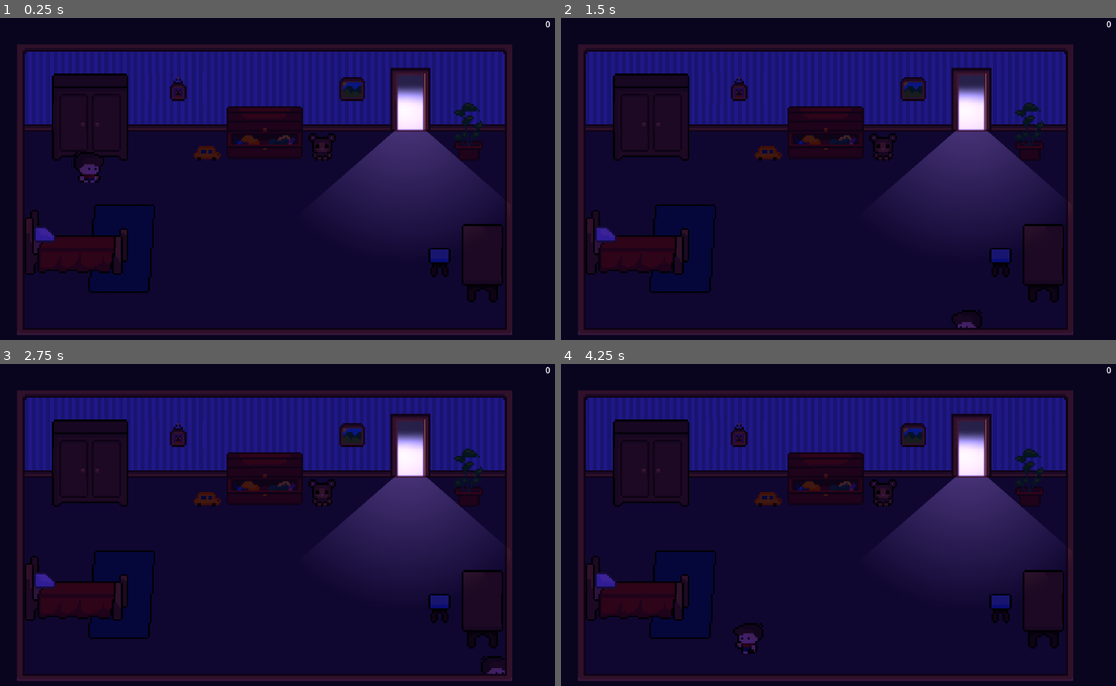
Above: before the commit, frames 1-4 (two rows, left to right).
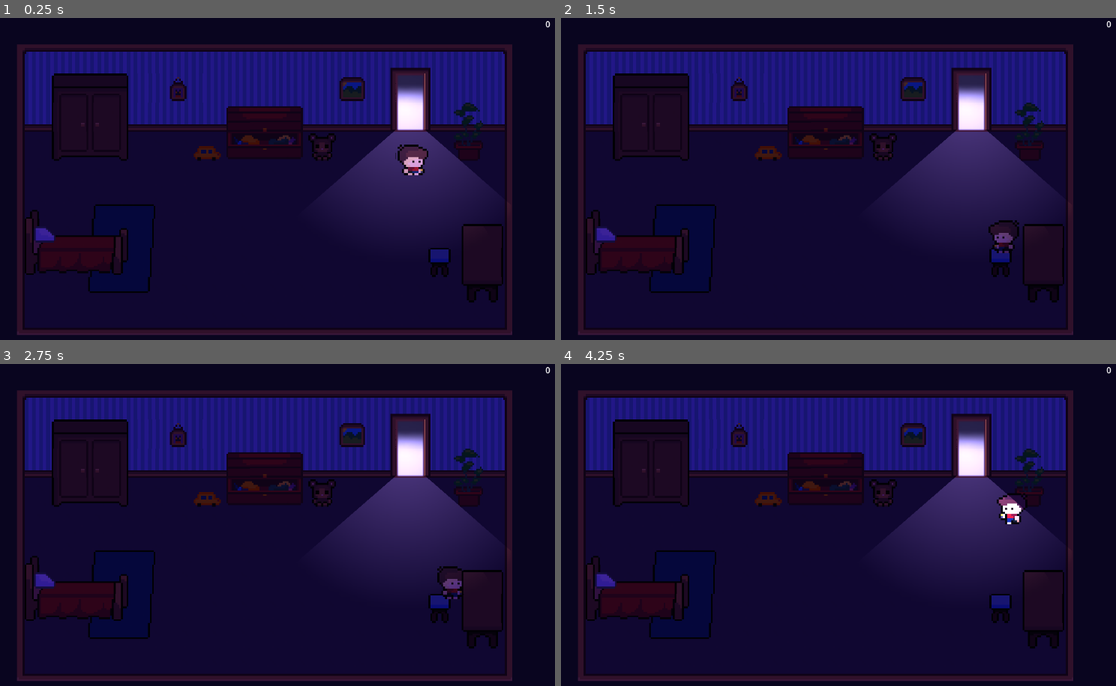
Above: after the commit, the same moments.

Repository: GabO-y/Game-Project_Comp.-Grafica
Game: Godot game, scene res://Cenas/House/House.tscn
The game is run twice, just before and just after one commit, with the same random seed, the same clock (stepped at 60 frames per second) and the same inputs.
Inputs (mouse positions are in pixels of both pictures, inside the frame that each line leads up to):
- Up to frame 1 (0.25 s): no input
- Up to frame 2 (1.5 s): tap Enter (ui_accept) at 0.5, 0.77 s; move the mouse to (960, 169) at 0.52 s; hold Right (ui_right) 0.53-1.28 s; tap Space (dash) at 0.6, 1.35 s; move the mouse to (705, 201) at 1.27 s; hold Down (ui_down) from 1.28 s (still down)
- Up to frame 3 (2.75 s): tap Enter (ui_accept) at 1.52 s; move the mouse to (327, 457) at 2.02 s; release Down (ui_down) at 2.03 s; hold Right (ui_right) from 2.03 s (still down); tap Space (dash) at 2.1 s
- Up to frame 4 (4.25 s): tap Enter (ui_accept) at 2.75, 3.02, 3.77 s; move the mouse to (799, 599) at 2.77 s; release Right (ui_right) at 2.78 s; hold Up (ui_up) 2.78-3.53 s; tap Space (dash) at 2.85, 3.6 s; move the mouse to (1005, 582) at 3.52 s; hold Left (ui_left) from 3.53 s (still down)

The runs differ from the first frame. In frame 1, 0.6% of the frame differs, in the area x 12-78%, y 39-52%; in frame 2, 0.4%; in frame 3, 0.4%; in frame 4, 0.6%.

Commit message:
refatoração do boss: slash

Diff:
--- a/Cenas/Enemy/Bosses/GhostBoss.tscn
+++ b/Cenas/Enemy/Bosses/GhostBoss.tscn
@@ -75,8 +75,21 @@
 [sub_resource type="CircleShape2D" id="CircleShape2D_5a185"]
 radius = 13.0
 
-[node name="GhostBoss" type="Node2D" node_paths=PackedStringArray("body", "anim")]
+[sub_resource type="CircleShape2D" id="CircleShape2D_cu7t7"]
+radius = 41.0122
+
+[sub_resource type="Gradient" id="Gradient_cu7t7"]
+offsets = PackedFloat32Array(0.942029, 1)
+colors = PackedColorArray(1, 0, 0, 0.239216, 1, 1, 1, 0)
+
+[sub_resource type="GradientTexture2D" id="GradientTexture2D_t6okw"]
+gradient = SubResource("Gradient_cu7t7")
+fill = 1
+
+[node name="GhostBoss" type="Node2D" node_paths=PackedStringArray("slash_node", "slash_node_timer", "body", "anim")]
 script = ExtResource("1_21eog")
+slash_node = NodePath("BossBody/SlashNode")
+slash_node_timer = NodePath("BossBody/SlashNode/SlashView/TimerToHideView")
 body = NodePath("BossBody")
 anim = NodePath("BossBody/AnimatedSprite2D")
 
@@ -89,3 +102,24 @@
 
 [node name="CollisionShape2D" type="CollisionShape2D" parent="BossBody"]
 shape = SubResource("CircleShape2D_5a185")
+
+[node name="SlashNode" type="Node2D" parent="BossBody"]
+
+[node name="SlashArea" type="Area2D" parent="BossBody/SlashNode"]
+
+[node name="CollisionShape2D" type="CollisionShape2D" parent="BossBody/SlashNode/SlashArea"]
+shape = SubResource("CircleShape2D_cu7t7")
+debug_color = Color(0.995262, 0, 0.208311, 0.42)
+
+[node name="SlashView" type="TextureRect" parent="BossBody/SlashNode"]
+offset_right = 64.0
+offset_bottom = 64.0
+scale = Vector2(0.67, 0.67)
+texture = SubResource("GradientTexture2D_t6okw")
+
+[node name="TimerToHideView" type="Timer" parent="BossBody/SlashNode/SlashView"]
+wait_time = 0.1
+
+[connection signal="body_entered" from="BossBody/SlashNode/SlashArea" to="." method="_on_slash_player_body_entered"]
+[connection signal="body_exited" from="BossBody/SlashNode/SlashArea" to="." method="_on_slash_area_player_body_exited"]
+[connection signal="timeout" from="BossBody/SlashNode/SlashView/TimerToHideView" to="." method="_on_timer_to_hide_view_timeout"]
--- a/Cenas/Enemy/Bosses/ghost_boss.gd
+++ b/Cenas/Enemy/Bosses/ghost_boss.gd
@@ -1,9 +1,24 @@
 extends Enemy
 class_name GhostBoss
 
-var in_special_attack:bool = false
+enum State {CHASING, SPECIAL, STOPED, PREPERE_ATTACK}
+var current_state: State
+
+@export var slash_node: Node2D
+@export var slash_node_timer: Timer
+
+var is_prepere_attack: bool = false
+var prepere_attack_duration: float = 1
+var prepere_attack_timer: float = 0.0
+var is_player_area_attack: bool = false
+# quando player entra na area, o boss entra em modo de ataque,
+# caso a varivel seja true, msm que o player saia da area, ele ainda
+# vai esperar dar o ataque
+var wait_attack_finish: bool = true
 
 func _ready() -> void:
+	speed = 100
+	setup()
 	set_active(true)
 
 func _process(delta: float) -> void:
@@ -11,9 +26,18 @@
 
 func _physics_process(delta: float) -> void:
 
-	if not is_active or is_stop: return
+	if not is_active: return
 
-	test_move()
+	match current_state:
+
+		State.CHASING:
+			chase_move()
+		State.STOPED:
+			if is_prepere_attack:
+				prepere_attack_logic(delta)
+				return
+			if dist_to_player() > 40:
+				current_state = State.CHASING
 
 func _animation_logic():
 
@@ -42,8 +66,67 @@
 func setup():
 	body.collision_layer = Globals.layers["boss"]
 	body.collision_mask = Globals.layers["player"]
+	current_state = State.CHASING
+	slash_node.visible = false
 
-func test_move():
-	dir = body.global_position.direction_to(get_global_mouse_position())
-	body.velocity = dir * 100
+func chase_move():
+
+	if is_player_area_attack and dist_to_player() <= 40:
+		prepare_attack()
+		return
+
+	dir = dir_to_player()
+	body.velocity = dir * speed
 	body.move_and_slide()
+
+func prepare_attack():
+	current_state = State.STOPED
+	is_prepere_attack = true
+	prepere_attack_timer = 0
+	prepere_attack_duration = 1
+	wait_attack_finish = true
+
+func prepere_attack_logic(delta: float):
+	# logica basica, para ficar parado um tempinho,
+	# dps atacar
+	prepere_attack_timer += delta
+
+	if prepere_attack_timer >= prepere_attack_duration:
+		# se o player permanecer na area de ataque, msm
+		# dps dele já ter atacado, ele não desativa a varievel,
+		# apenas aumenta a duração pro proximo ataque
+		if is_player_area_attack:
+			prepare_attack()
+			prepere_attack_duration = 2
+			wait_attack_finish = false
+		else:
+			is_prepere_attack = false
+
+		slash(dir_to_player())
+
+func slash(dir: Vector2):
+	slash_node.visible = true
+	var angle = dir.angle() - PI/4
+	slash_node.rotation = angle
+	slash_node_timer.start()
+
+	if is_player_area_attack:
+		Globals.player.take_knockback(dir, 20)
+		Globals.player.take_damage(damage)
+
+func _on_timer_to_hide_view_timeout() -> void:
+	slash_node.visible = false
+
+func _on_slash_player_body_entered(body: Node2D) -> void:
+	var player = body.get_parent() as Player
+	if !player: return
+	is_player_area_attack = true
+
+func _on_slash_area_player_body_exited(body: Node2D) -> void:
+	var player = body.get_parent() as Player
+	if !player: return
+
+	if not wait_attack_finish:
+		current_state = State.CHASING
+
+	is_player_area_attack = false
--- a/Cenas/Enemy/Spawner/enemy_spawaner.gd
+++ b/Cenas/Enemy/Spawner/enemy_spawaner.gd
@@ -74,8 +74,8 @@
 
 	add_child(ene)
 
+	print(is_active)
 	ene.set_active(is_active)
-
 
 	return ene
 
--- a/Cenas/Enemy/Zombie/zombie.gd
+++ b/Cenas/Enemy/Zombie/zombie.gd
@@ -13,7 +13,7 @@
 var dash_direction: Vector2
 var dash_speed = 100
 
-var animation_tipy: int
+var animation_type: int
 
 var attack_cooldown = 0.0
 var attack_rate = 1.5
@@ -23,7 +23,7 @@
 func _ready() -> void:
 
 	z_index = 1
-	animation_tipy = get_aniamtion_tipy()
+	animation_type = get_aniamtion_tipy()
 
 	super._ready()
 
@@ -36,7 +36,7 @@
 	if !is_active or is_stop:
 		return
 
-	var player_pos = Globals.player.player_body.global_position
+	var player_pos = Globals.player_pos
 	var distance_to_player = body.global_position.distance_to(player_pos)
 
 	match current_state:
@@ -56,7 +56,7 @@
 
 	if distance_to_player < 40:
 		is_stop = true
-		await Globals.time(0.2)
+		await Globals.time(0.5)
 		is_stop = false
 
 		current_state = State.DASHING
@@ -88,6 +88,7 @@
 	# Ataque cooldown
 	attack_cooldown -= delta
 	if attack_cooldown <= 0 and is_player_in_attack_range:
+		player.take_knockback(last_dir, 10)
 		player.take_damage(damage)
 		attack_cooldown = attack_rate
 
@@ -112,7 +113,7 @@
 	if dir.y < 0:
 		play += "_back"
 
-	play += "_" + str(animation_tipy)
+	play += "_" + str(animation_type)
 
 	anim.flip_h = dir.x > 0
 
--- a/Cenas/Enemy/enemy.gd
+++ b/Cenas/Enemy/enemy.gd
@@ -57,13 +57,14 @@
 
 	set_process(mode)
 	set_physics_process(mode)
-
-	show() if mode else hide()
+	visible = mode
+	is_active = mode
 
 	var layer = Globals.layers["enemy"] if mode else 0
+	var mask = Globals.layers["player"] if mode else 0
 
 	body.collision_layer = layer
-	body.collision_mask = layer
+	body.collision_mask = mask
 
 func take_damage(damage: int):
 
@@ -142,5 +143,11 @@
 	var p = curve.get_point(t)
 	label.global_position = p
 
+func dir_to_player() -> Vector2:
+	return body.global_position.direction_to(Globals.player_pos)
+
+func dist_to_player() -> float:
+	return body.global_position.distance_to(Globals.player_pos)
+
 
 signal enemy_die(ene: Enemy)
--- a/Cenas/House/House.tscn
+++ b/Cenas/House/House.tscn
@@ -18,7 +18,7 @@
 position = Vector2(0, -2)
 
 [node name="Player" parent="." instance=ExtResource("2_iqu7b")]
-position = Vector2(50, 86)
+position = Vector2(228, 82)
 
 [node name="TransitionScene" parent="." instance=ExtResource("4_rmjq6")]
 position = Vector2(-111, -80)
--- a/Cenas/Item/ItemManager/item_manager.gd
+++ b/Cenas/Item/ItemManager/item_manager.gd
@@ -30,14 +30,10 @@
 }
 
 func _process(delta: float) -> void:
+
 	if is_finish_get_key:
 		if Input.is_anything_pressed():
-			room_manager.current_room._clear_effects()
-			Globals.player.is_getting_key = false
-			Globals.player.set_process(true)
-			Globals.player.set_physics_process(true)
-			is_finish_get_key = false
-			key_to_free.queue_free()
+			finish_get_key()
 
 func _ready() -> void:
 
@@ -46,14 +42,15 @@
 		get_tree().quit()
 		return
 
-
 func create_item(item_name: String, pos: Vector2 = Vector2.ZERO) -> Item:
 
 	var item: Item
 
 	match item_name:
 		"coin":  item = create_coin(pos)
-		"key": item = create_key(key_manager.create_key())
+		"key": item = setup_key(key_manager.create_key())
+
+	item.manager = self
 
 	return item
 
@@ -71,7 +68,7 @@
 
 	return item
 
-func create_key(key: Key) -> Item:
+func setup_key(key: Key) -> Item:
 
 	if !key: return
 
@@ -82,6 +79,9 @@
 	key.type = item_type.KEY
 	key.global_position = key.door1.area.global_position
 	key.start_chase_player()
+
+	key_to_free = key
+
 	return key
 
 func create_key_auto():
@@ -139,20 +139,20 @@
 
 func _collect_item(item: Item):
 
-	print("item: ", item.type)
-
 	match item.type:
 		item_type.COIN:
 			Globals.player.coins += 1
 			Globals.player.update_label_coins()
 			item.queue_free()
 		item_type.KEY:
-
-			item = item as Key
-			item.door1.is_locked = false
-			item.door2.is_locked = false
-
-			key_to_free = item
-
 			await Globals.player.get_key_animation(item)
 			is_finish_get_key = true
+
+func finish_get_key():
+	room_manager.current_room._clear_effects()
+	Globals.player.is_getting_key = false
+	Globals.player.set_process(true)
+	Globals.player.set_physics_process(true)
+	is_finish_get_key = false
+	if key_to_free:
+		key_to_free.use()
--- a/Cenas/Keys/Key.tscn
+++ b/Cenas/Keys/Key.tscn
@@ -1,10 +1,19 @@
-[gd_scene load_steps=4 format=3 uid="uid://dw3qalysdkhwx"]
+[gd_scene load_steps=6 format=3 uid="uid://dw3qalysdkhwx"]
 
 [ext_resource type="Script" uid="uid://dihntck648mlm" path="res://Cenas/Keys/key.gd" id="1_ah1dp"]
 [ext_resource type="Texture2D" uid="uid://diy5gp5mllksu" path="res://Assets/Keys/key_common.png" id="2_gac03"]
 
 [sub_resource type="CircleShape2D" id="CircleShape2D_ccyvf"]
 radius = 4.12311
+
+[sub_resource type="Gradient" id="Gradient_ccyvf"]
+offsets = PackedFloat32Array(0, 0.666667)
+colors = PackedColorArray(1, 1, 1, 1, 0, 0, 0, 1)
+
+[sub_resource type="GradientTexture2D" id="GradientTexture2D_3ouih"]
+gradient = SubResource("Gradient_ccyvf")
+fill = 1
+fill_from = Vector2(0.507123, 0.51567)
 
 [node name="Key" type="Node2D" node_paths=PackedStringArray("area")]
 script = ExtResource("1_ah1dp")
@@ -20,3 +29,6 @@
 
 [node name="CollisionShape2D" type="CollisionShape2D" parent="Area2D"]
 shape = SubResource("CircleShape2D_ccyvf")
+
+[node name="PointLight2D" type="PointLight2D" parent="."]
+texture = SubResource("GradientTexture2D_3ouih")
--- a/Cenas/Keys/key.gd
+++ b/Cenas/Keys/key.gd
@@ -4,3 +4,12 @@
 
 var door1: Door
 var door2: Door
+
+func start_chase_player():
+	super.start_chase_player()
+	curve.set_t(0.007)
+
+func use():
+	door1.is_locked = false
+	door2.is_locked = false
+	queue_free()
--- a/Cenas/LightArmor/light_armor.gd
+++ b/Cenas/LightArmor/light_armor.gd
@@ -11,7 +11,7 @@
 var mouse_move = false
 
 func _ready() -> void:
-	area.collision_mask = Globals.layers["enemy"]
+	area.collision_mask = Globals.layers["enemy"] | Globals.layers["boss"]
 
 func _process(delta: float) -> void:
 
--- a/Cenas/Rooms/BossGhostRoom/BossGhostRoom.tscn
+++ b/Cenas/Rooms/BossGhostRoom/GhostBoosRoom.tscn
@@ -1,12 +1,12 @@
 [gd_scene load_steps=7 format=4 uid="uid://bd7aqvuxmuu4r"]
 
-[ext_resource type="Script" uid="uid://b6y1nic46nhgj" path="res://Cenas/Rooms/BossGhostRoom/boss_ghost_room.gd" id="1_47cy2"]
-[ext_resource type="PackedScene" uid="uid://d1huichr7pt8c" path="res://Cenas/Enemy/Bosses/GhostBoss.tscn" id="1_ff80m"]
-[ext_resource type="Texture2D" uid="uid://dfimnqlujm1iq" path="res://Assets/rooms/sprites_v4.png" id="2_k60kb"]
-[ext_resource type="PackedScene" uid="uid://dsa5vodvq7v6n" path="res://Cenas/Rooms/Door/Door.tscn" id="4_dkjpy"]
+[ext_resource type="Script" uid="uid://b6y1nic46nhgj" path="res://Cenas/Rooms/BossGhostRoom/ghost_boss_room.gd" id="1_iuko5"]
+[ext_resource type="Texture2D" uid="uid://dfimnqlujm1iq" path="res://Assets/rooms/sprites_v4.png" id="2_yysf5"]
+[ext_resource type="PackedScene" uid="uid://d1huichr7pt8c" path="res://Cenas/Enemy/Bosses/GhostBoss.tscn" id="3_kj66o"]
+[ext_resource type="PackedScene" uid="uid://dsa5vodvq7v6n" path="res://Cenas/Rooms/Door/Door.tscn" id="4_es5nb"]
 
 [sub_resource type="TileSetAtlasSource" id="TileSetAtlasSource_47cy2"]
-texture = ExtResource("2_k60kb")
+texture = ExtResource("2_yysf5")
 0:0/0 = 0
 1:0/0 = 0
 2:0/0 = 0
@@ -133,7 +133,7 @@
 sources/0 = SubResource("TileSetAtlasSource_47cy2")
 
 [node name="BossGhostRoom" type="Node2D" node_paths=PackedStringArray("layer_node")]
-script = ExtResource("1_47cy2")
+script = ExtResource("1_iuko5")
 layer_node = NodePath("Layers")
 
 [node name="Layers" type="Node2D" parent="."]
--- a/Cenas/Rooms/Hall/Hall.tscn
+++ b/Cenas/Rooms/Hall/Hall.tscn
@@ -90,20 +90,21 @@
 [node name="Hallway1" parent="Doors" instance=ExtResource("11_bvy5g")]
 position = Vector2(279, 184)
 
+[node name="BossGhostRoom" parent="Doors" instance=ExtResource("11_bvy5g")]
+position = Vector2(152, 57)
+
 [node name="Spawners" type="Node2D" parent="."]
 
 [node name="EnemieSpawaner" parent="Spawners" instance=ExtResource("11_kegp6")]
 position = Vector2(60, 186)
 type_enemie = ExtResource("12_2wqts")
-limit_spawn = 1
-time_to_spawn = 2.0
+limit_spawn = 100
 
 [node name="Camera2D" type="Camera2D" parent="."]
 position = Vector2(157, 164)
 zoom = Vector2(3, 3)
 
 [node name="Area2D" type="Area2D" parent="."]
-visible = false
 position = Vector2(157, 164)
 collision_layer = 7
 collision_mask = 7
--- a/Cenas/Rooms/RoomManager/RoomManager.tscn
+++ b/Cenas/Rooms/RoomManager/RoomManager.tscn
@@ -5,7 +5,7 @@
 [ext_resource type="PackedScene" uid="uid://map" path="res://Cenas/Rooms/HallWay1/Hallway1.tscn" id="5_0t272"]
 [ext_resource type="PackedScene" uid="uid://dfbt2q3vq6op5" path="res://Cenas/Rooms/Hall/Hall.tscn" id="5_ow6w0"]
 [ext_resource type="PackedScene" uid="uid://go8o3056gd8o" path="res://Cenas/Item/ItemManager/ItemManager.tscn" id="6_0t272"]
-[ext_resource type="PackedScene" uid="uid://bd7aqvuxmuu4r" path="res://Cenas/Rooms/BossGhostRoom/BossGhostRoom.tscn" id="6_ow6w0"]
+[ext_resource type="PackedScene" uid="uid://bd7aqvuxmuu4r" path="res://Cenas/Rooms/BossGhostRoom/GhostBoosRoom.tscn" id="6_ow6w0"]
 [ext_resource type="PackedScene" uid="uid://bjyhdo23kbxbt" path="res://Cenas/Keys/KeyManager/KeyManager.tscn" id="7_0t272"]
 
 [node name="RoomManager" type="Node2D" node_paths=PackedStringArray("roomsNode", "item_manager", "key_manager")]
@@ -30,7 +30,7 @@
 visible = false
 texture_filter = 1
 
-[node name="BossGhostRoom" parent="Rooms" instance=ExtResource("6_ow6w0")]
+[node name="GhostBossRoom" parent="Rooms" instance=ExtResource("6_ow6w0")]
 visible = false
 
 [node name="Managers" type="Node2D" parent="."]
--- a/Cenas/Rooms/RoomManager/room_manager.gd
+++ b/Cenas/Rooms/RoomManager/room_manager.gd
@@ -42,9 +42,12 @@
 #   mas ainda haver items que não foram coletados
 	item_manager.get_all_items()
 
+	# Caso vc passe pela porta e não tenha tocado na chave
+
+	item_manager.finish_get_key()
 
 	current_room.desable()
-	current_room.clear.disconnect(item_manager.create_item)
+	current_room.clear.disconnect(item_manager.create_key_auto)
 
 	var room_name = current_room.name
 
--- a/Cenas/Rooms/SafeRoom/SafeRoom.tscn
+++ b/Cenas/Rooms/SafeRoom/SafeRoom.tscn
@@ -184,12 +184,12 @@
 
 [node name="Doors" type="Node2D" parent="."]
 
-[node name="HallWay1" parent="Doors" node_paths=PackedStringArray("open_door_sprite") instance=ExtResource("10_ko388")]
+[node name="GhostBossRoom" parent="Doors" node_paths=PackedStringArray("open_door_sprite") instance=ExtResource("10_ko388")]
 position = Vector2(232, 56)
 is_locked = false
 open_door_sprite = NodePath("../../Layers/Porta_aberta")
 
-[node name="LightOccluder2D" type="LightOccluder2D" parent="Doors/HallWay1"]
+[node name="LightOccluder2D" type="LightOccluder2D" parent="Doors/GhostBossRoom"]
 occluder = SubResource("OccluderPolygon2D_t81q4")
 
 [node name="Spawners" type="Node2D" parent="."]
--- a/Cenas/Rooms/room.gd
+++ b/Cenas/Rooms/room.gd
@@ -75,6 +75,7 @@
 
 		layer.collision_enabled = mode
 		layer.navigation_enabled = mode
+
 		layer.set_process(mode)
 		layer.set_physics_process(mode)
 		var lar = Globals.layers["wall_current_room"] if mode else 0
Not shown: 1 places in Cenas/Enemy/Bosses/GhostBoss.tscn that only renumber resources
Not shown: 2 places in Cenas/Rooms/BossGhostRoom/GhostBoosRoom.tscn that only renumber resources
Renamed: Cenas/Rooms/BossGhostRoom/boss_ghost_room.gd -> Cenas/Rooms/BossGhostRoom/ghost_boss_room.gd
Renamed: Cenas/Rooms/BossGhostRoom/boss_ghost_room.gd.uid -> Cenas/Rooms/BossGhostRoom/ghost_boss_room.gd.uid
